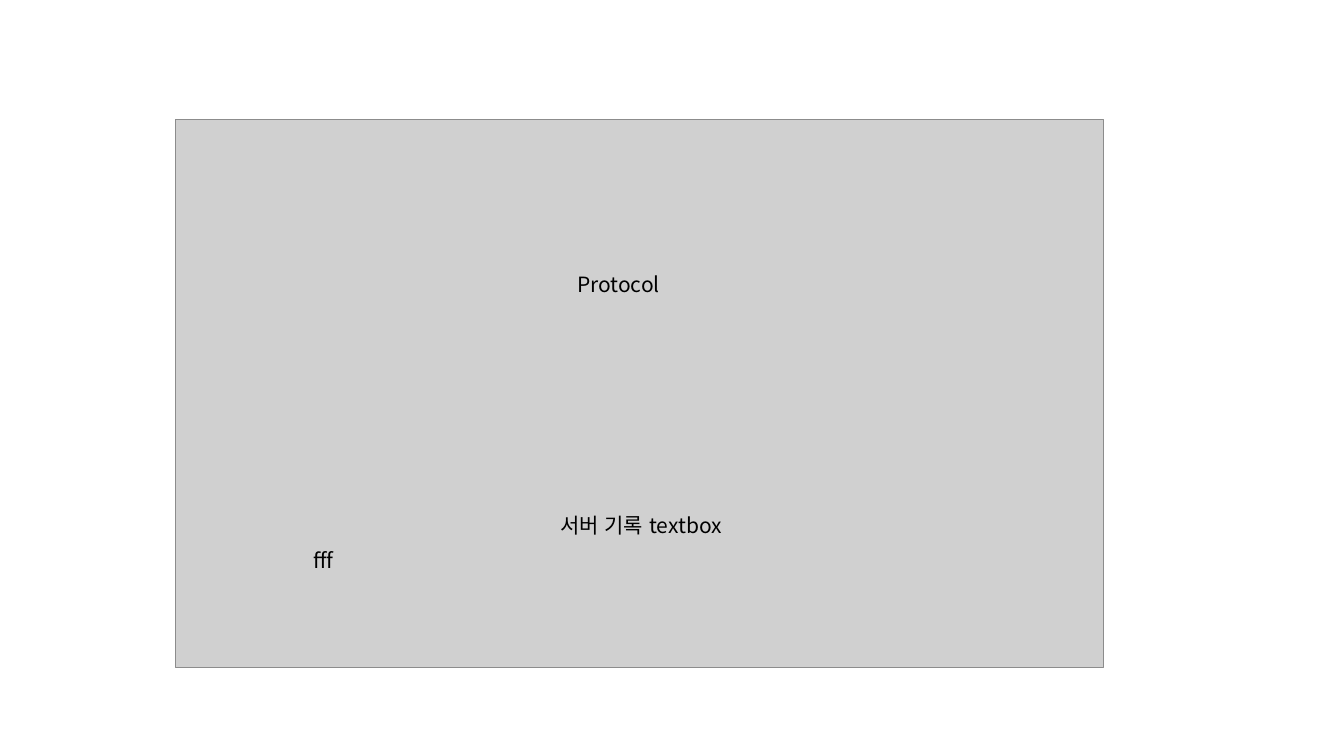
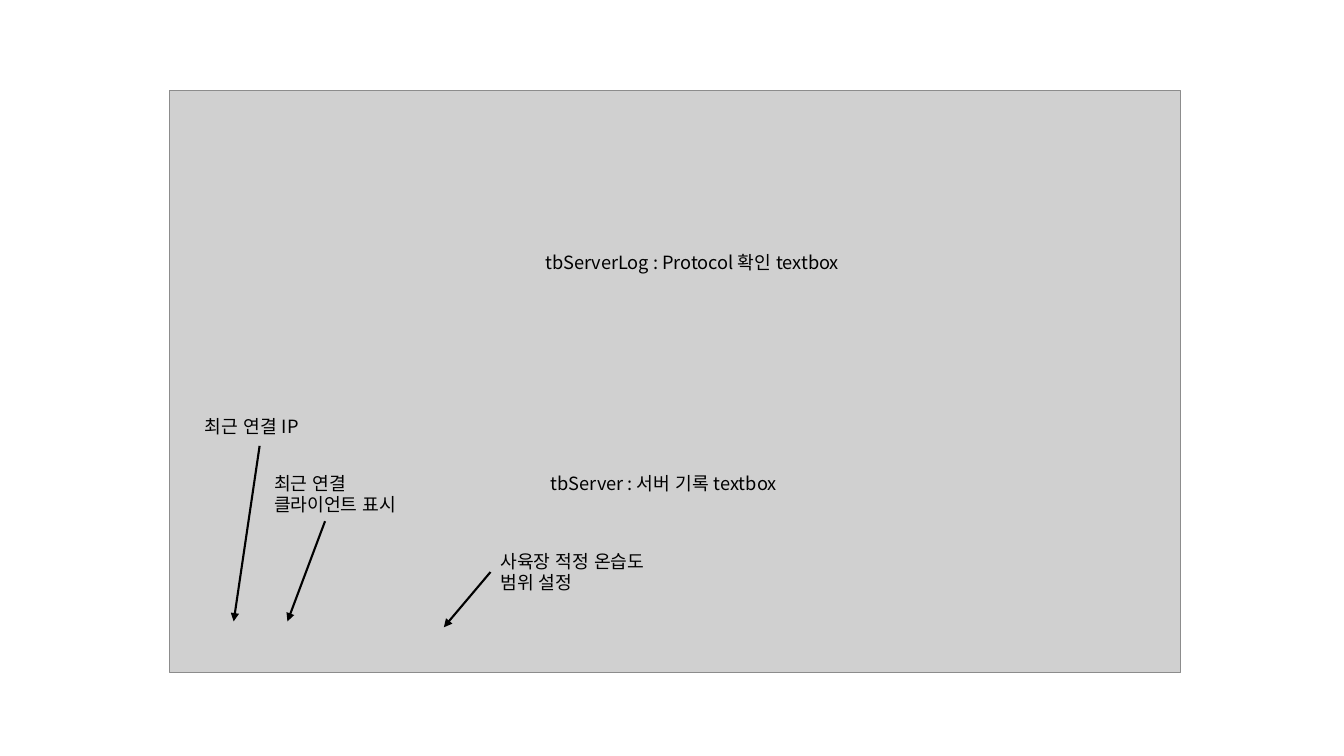
Before and after one commit to SongYeonSeok/Server, a slide deck: slide 6 of 서버 구성.pptx (slide 5 before the commit). Drawn at 1344x756 pixels with LibreOffice and Linux fonts; fonts in the diff are those of the drawing; grey boxes stand for pictures. Boxes give left, top, right and bottom in pixels: in the first picture for what was removed or moved away, otherwise in the second. Text is boxed around its words. In the diff, an @@ line names an element or a change of style, - is before the commit and + after.

```diff
--- a/서버 구성.pptx
+++ b/서버 구성.pptx
@@ picture: place and size @@
-picture at box(175, 119, 1104, 667)
+picture at box(170, 91, 1182, 674)
@@ text at box(545, 254, 839, 274): text changed; size 15 to 13 pt @@
-Protocol
+tbServerLog : Protocol 확인 textbox
@@ text added at box(205, 418, 299, 435), 13 pt, text #000000 @@
+최근 연결 IP
@@ arrow added from (260, 446) to (234, 621), #000000 1.5 pt @@
@@ text added at box(274, 475, 396, 513), 13 pt, text #000000 @@
+최근 연결
+클라이언트 표시
@@ text at box(551, 475, 777, 492): text changed; size 15 to 13 pt @@
-서버 기록 textbox
+tbServer : 서버 기록 textbox
@@ arrow added from (326, 521) to (287, 621), #000000 1.5 pt @@
@@ text removed at box(313, 551, 333, 568) @@
-fff
@@ text added at box(500, 553, 644, 591), 13 pt, text #000000 @@
+사육장 적정 온습도 범위 설정
@@ arrow added from (491, 572) to (444, 627), #000000 1.5 pt @@
```
Also in this commit, not shown: 2 other slides changed, 1 slide added, 7 other files.
